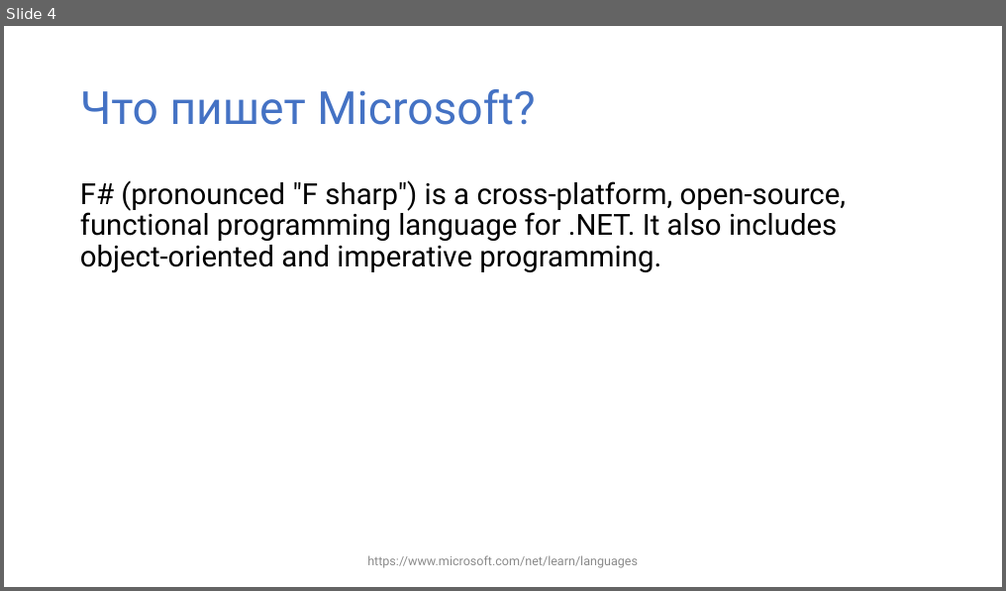
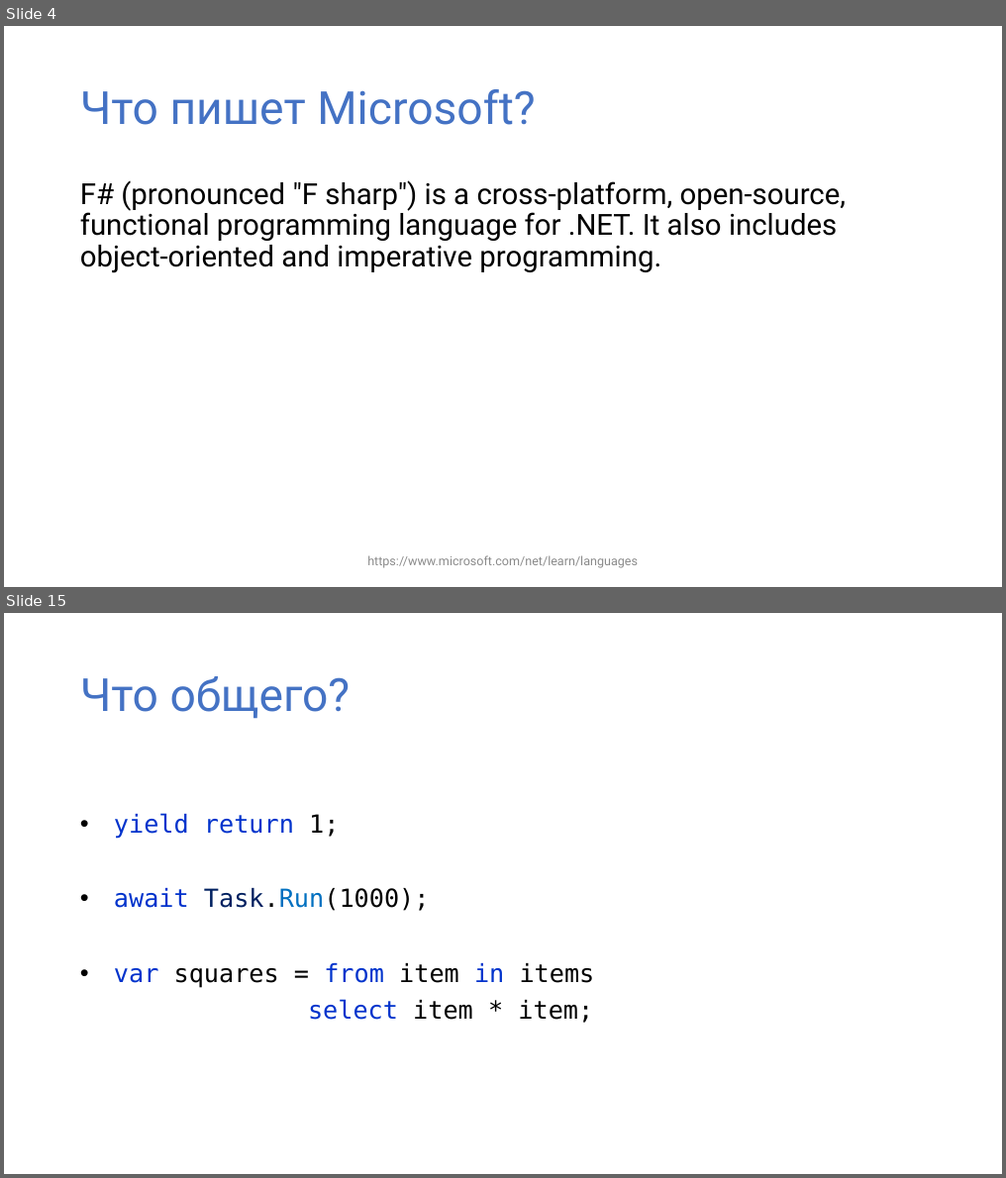
Before and after one commit to yevgeniyredko/shpora-2018-fsharp, a slide deck: shpora-2018-fsharp.pptx. Shown one above the other, each under a label of ours: slide 4 before the commit, slides 4 and 15 after it; the slides between them are not shown. The pictures are 1006x591 and 1006x1178 pixels, drawn with LibreOffice and Linux fonts; fonts in the diff are those of the drawing. Boxes give left, top, right and bottom in pixels: in the first picture for what was removed or moved away, otherwise in the second. Text is boxed around its words. In the diff, an @@ line names an element or a change of style, - is before the commit and + after.

```diff
--- a/shpora-2018-fsharp.pptx
+++ b/shpora-2018-fsharp.pptx
@@ slide 15 added at <box>4,613,1002,1174</box>, background #FFFFFF @@
@@ title added at <box>80,676,350,719</box>, 44 pt, text #4472C4 @@
+Что общего?
@@ text added at <box>114,813,595,1023</box>, 24 pt, text #000000 @@
+• yield return 1;
+• await Task.Run(1000);
+• var squares = from item in items
+select item * item;
```
Also in this commit, not shown: 2 slides changed, 21 other slides added, 2 slides removed, 1 other file.
